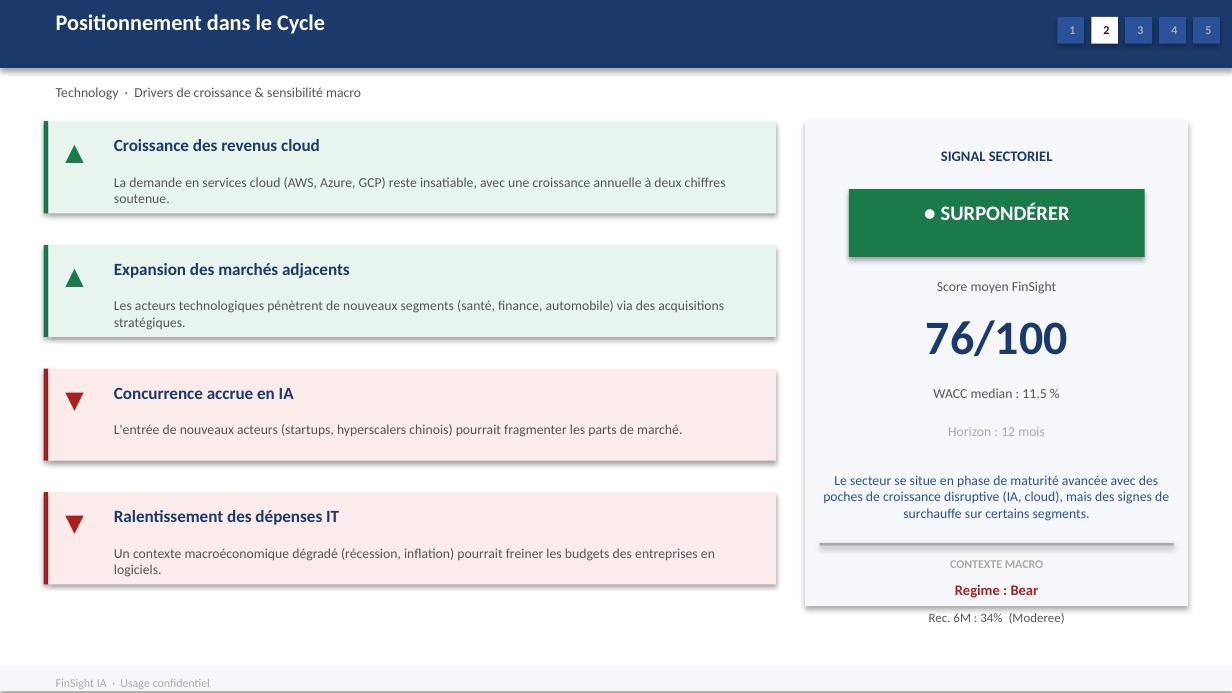
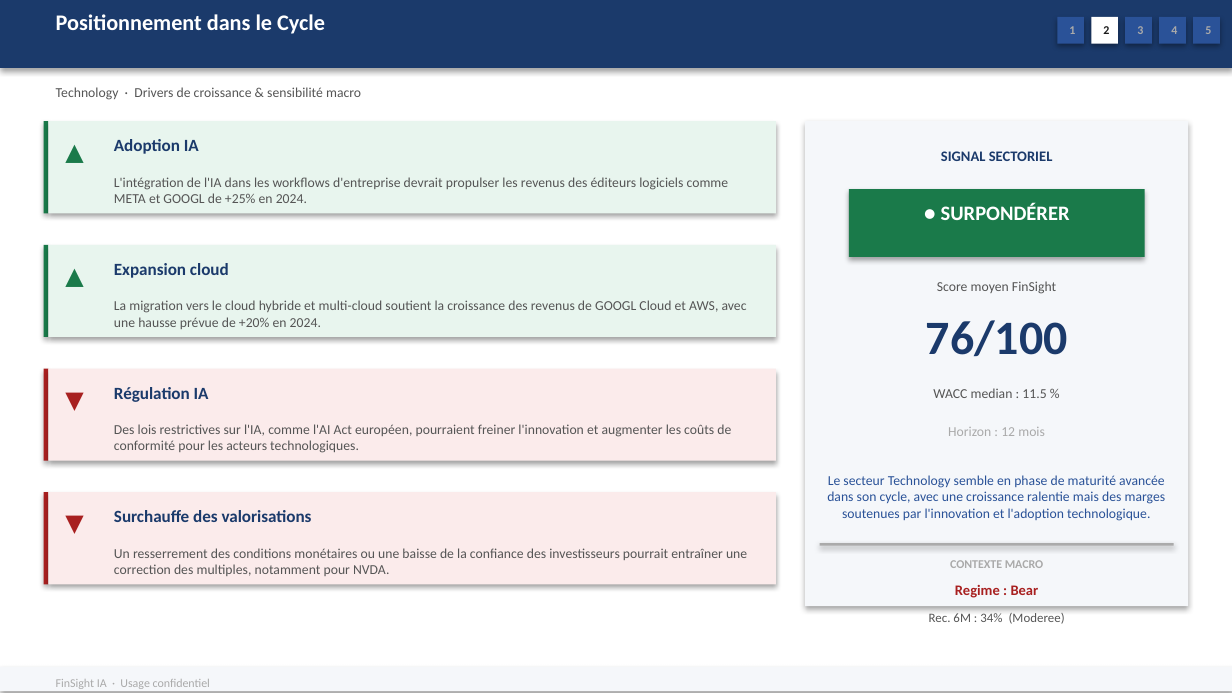
Before and after one commit to baptistejeh07-art/finsight-ia, a slide deck: slide 7 of preview/secteur_Technology_S&P_500/secteur_Technology_S&P_500.pptx. Drawn at 1232x693 pixels with LibreOffice and Linux fonts; fonts in the diff are those of the drawing. Boxes give left, top, right and bottom in pixels: in the first picture for what was removed or moved away, otherwise in the second. Text is boxed around its words. In the diff, an @@ line names an element or a change of style, - is before the commit and + after.

Commit message:
chore(preview): secteur_Technology_S&P_500 outputs regeneres

```diff
--- a/preview/secteur_Technology_S&P_500/secteur_Technology_S&P_500.pptx
+++ b/preview/secteur_Technology_S&P_500/secteur_Technology_S&P_500.pptx
@@ text at [114,139,199,154]: text changed @@
-Croissance des revenus cloud
+Adoption IA
@@ text at [114,177,729,203]: text changed @@
-La demande en services cloud (AWS, Azure, GCP) reste insatiable, avec une croissance annuelle à deux chiffres soutenue.
+L'intégration de l'IA dans les workflows d'entreprise devrait propulser les revenus des éditeurs logiciels comme META et GOOGL de +25% en 2024.
@@ text at [114,263,229,278]: text changed @@
-Expansion des marchés adjacents
+Expansion cloud
@@ text at [114,300,747,329]: text changed @@
-Les acteurs technologiques pénètrent de nouveaux segments (santé, finance, automobile) via des acquisitions stratégiques.
+La migration vers le cloud hybride et multi-cloud soutient la croissance des revenus de GOOGL Cloud et AWS, avec une hausse prévue de +20% en 2024.
@@ text at [114,387,209,402]: text changed @@
-Concurrence accrue en IA
+Régulation IA
@@ text at [114,424,731,453]: text changed @@
-L'entrée de nouveaux acteurs (startups, hyperscalers chinois) pourrait fragmenter les parts de marché.
+Des lois restrictives sur l'IA, comme l'AI Act européen, pourraient freiner l'innovation et augmenter les coûts de conformité pour les acteurs technologiques.
@@ text at [827,475,1166,521]: text changed @@
-Le secteur se situe en phase de maturité avancée avec des poches de croissance disruptive (IA, cloud), mais des signes de surchauffe sur certains segments.
+Le secteur Technology semble en phase de maturité avancée dans son cycle, avec une croissance ralentie mais des marges soutenues par l'innovation et l'adoption technologique.
@@ text at [114,510,312,522]: text changed @@
-Ralentissement des dépenses IT
+Surchauffe des valorisations
@@ text at [114,548,747,576]: text changed @@
-Un contexte macroéconomique dégradé (récession, inflation) pourrait freiner les budgets des entreprises en logiciels.
+Un resserrement des conditions monétaires ou une baisse de la confiance des investisseurs pourrait entraîner une correction des multiples, notamment pour NVDA.
```
Also in this commit, not shown: 6 other slides changed, 2 other files.
